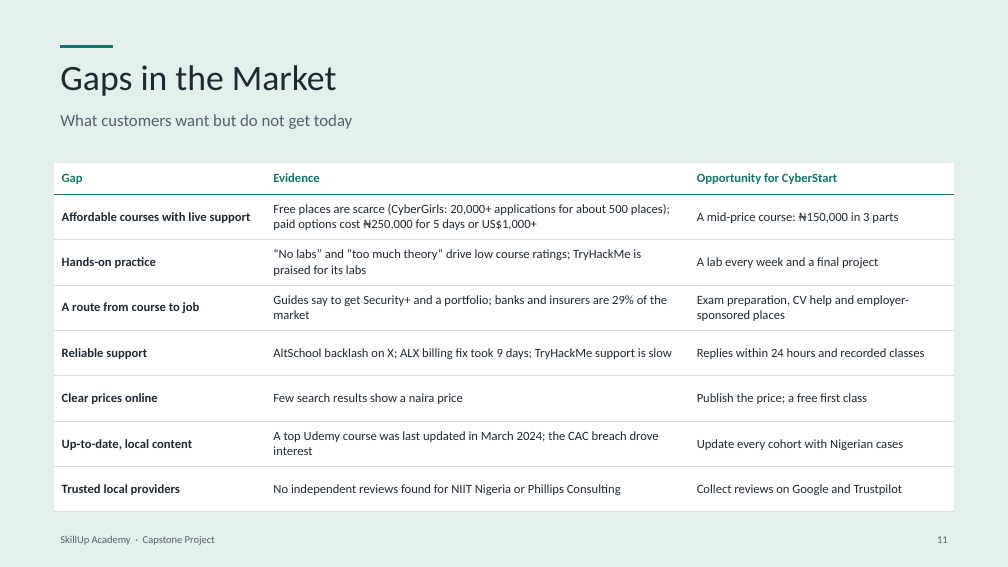
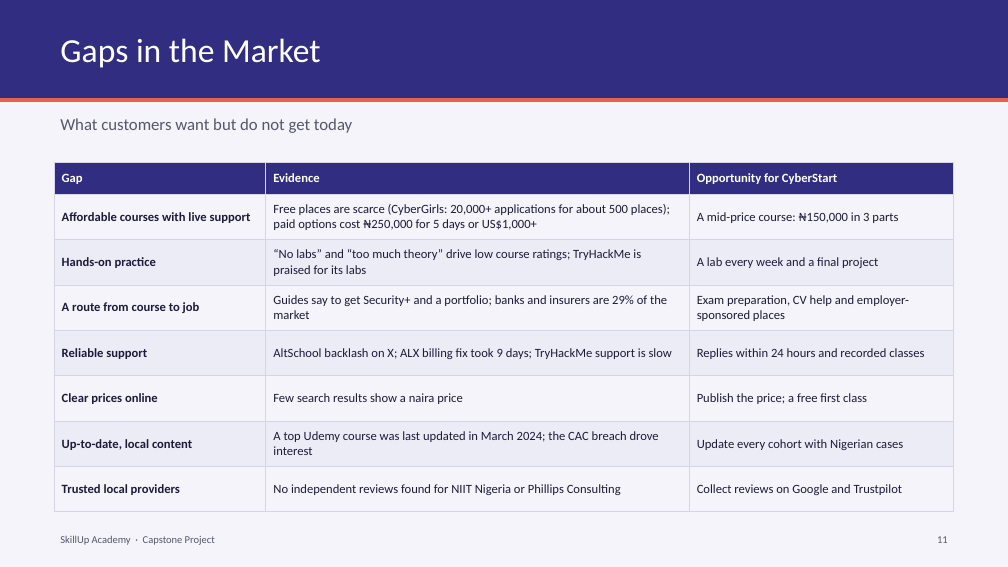
Before and after one commit to BadboyVee/BlackHoleeee, a slide deck: slide 11 of capstone/Capstone_Market_Research.pptx. Drawn at 1008x567 pixels with LibreOffice and Linux fonts; fonts in the diff are those of the drawing. Boxes give left, top, right and bottom in pixels: in the first picture for what was removed or moved away, otherwise in the second. Text is boxed around its words. In the diff, an @@ line names an element or a change of style, - is before the commit and + after.

```diff
--- a/capstone/Capstone_Market_Research.pptx
+++ b/capstone/Capstone_Market_Research.pptx
@@ background #E4EFEC to #F4F4FA @@
@@ rectangle added at <box>0,0,1008,98</box>, fill #312E81 @@
@@ title "Gaps in the Market": place and size @@
-title "Gaps in the Market" at <box>60,65,337,96</box>
+title "Gaps in the Market" at <box>60,38,321,68</box>
@@ title "Gaps in the Market" at <box>60,38,321,68</box>: size 34 to 32 pt, text colour #1F2933 to #FFFFFF @@
@@ line removed from (60, 47) to (113, 47) @@
@@ line added from (0, 100) to (1008, 100), #E8604C 4 pt @@
@@ text colour #55606E to #56566E in 3 elements at <box>60,535,215,545</box>, <box>937,536,948,543</box>, <box>60,118,352,133</box> @@
@@ table at <box>54,163,954,512</box> @@
@@ fill #FFFFFF to #312E81 in row 1 @@
@@ fill #FFFFFF to none in 12 cells @@
@@ fill #FFFFFF to #ECECF7 in 9 cells @@
@@ text colour #0F766E to #FFFFFF in "Gap", "Evidence", "Opportunity for CyberStart" @@
@@ text colour #1F2933 to #1E1B3A @@
@@ borders changed @@
```
Also in this commit, not shown: 15 other slides changed, 4 other files.
